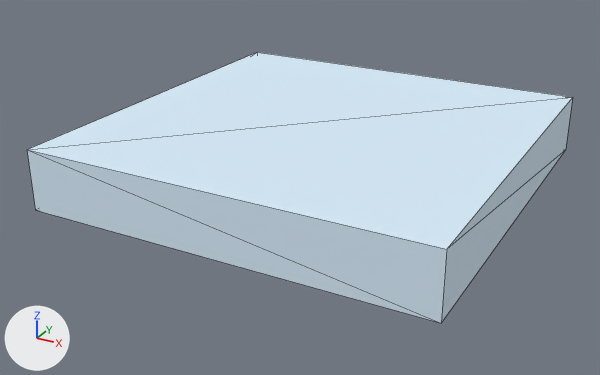
One commit to the glTF model src/world/world01/gltf/grounds/ground01/ground01.gltf: the scene before it, then after it.
Both versions are drawn from a camera (50 mm lens) standing at (4.19, -3.75, 2.5) and looking at (1.4, 1.31, -0.04). Arrows for +X, +Y and +Z are at lower left; the lights stay in place. The first picture is the older version. Mesh edges are drawn as thin lines. Vertices at exactly the same position are counted once.

The scene before the commit, as lines of its bpy script (objects in view):
```python
me_mesh1_group1_model_1 = bpy.data.meshes.new('Mesh1 Group1 Model_1')
me_mesh1_group1_model_1.from_pydata(...)  # a box spanning x 0.0..3.0, y 0.0..3.0, z 0.0..0.46
me_mesh1_group1_model_1.materials.append(mat_water)  # pale blue #d8edfb
ob_mesh1_group1_model = bpy.data.objects.new('Mesh1 Group1 Model', me_mesh1_group1_model_1)
ob_mesh1_group1_model.location = (0.0, 0.0, 0.0)
```
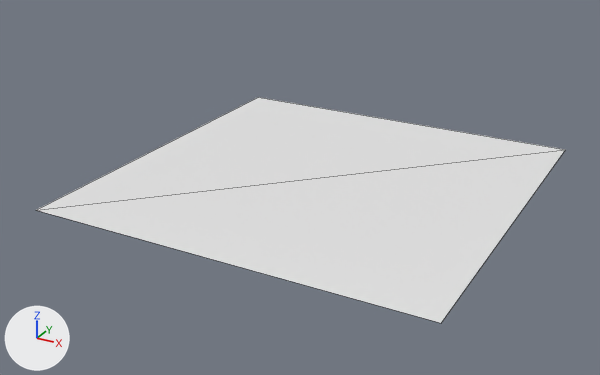
The newer file is also rescaled (x66.67), turned or shifted as a whole; pictures and numbers use the older file's frame.

Where the change shows, as pixel boxes [x1, y1, x2, y2] in the pictures (600 x 375 px):
'Mesh1 Group1 Model', reshaped (17% shorter)
    before: [27, 52, 573, 323]
    after: [37, 97, 565, 323]
part 1 of me_mesh1_group1_model_1, cut back (pale blue)
    before: [27, 52, 573, 323]
part 2 of me_mesh1_group1_model_1, recoloured
    after: [37, 97, 565, 323]

What changed in the scene script:
```text
Change me_mesh1_group1_model_1:
    used by ob_mesh1_group1_model
    remove me_mesh1_group1_model_1.from_pydata(...)  # 8 vertices, 12 faces; spans x 0.0..3.0, y 0.0..3.0, z 0.0..0.46
    add me_mesh1_group1_model_1.from_pydata(...)  # 4 vertices, 2 faces; spans x 0.0..3.0, y 0.0..3.0, z 0.0
    me_mesh1_group1_model_1 part 1
    4 vertices are removed from x 0.0..3.0, y 0.0..3.0, z 0.46
    12 faces are deleted
    2 new faces join them
    me_mesh1_group1_model_1 part 2: 2 faces spanning x 0.0..3.0, y 0.0..3.0, z 0.0 switch from mat_water (pale blue #d8edfb) to no material
```
